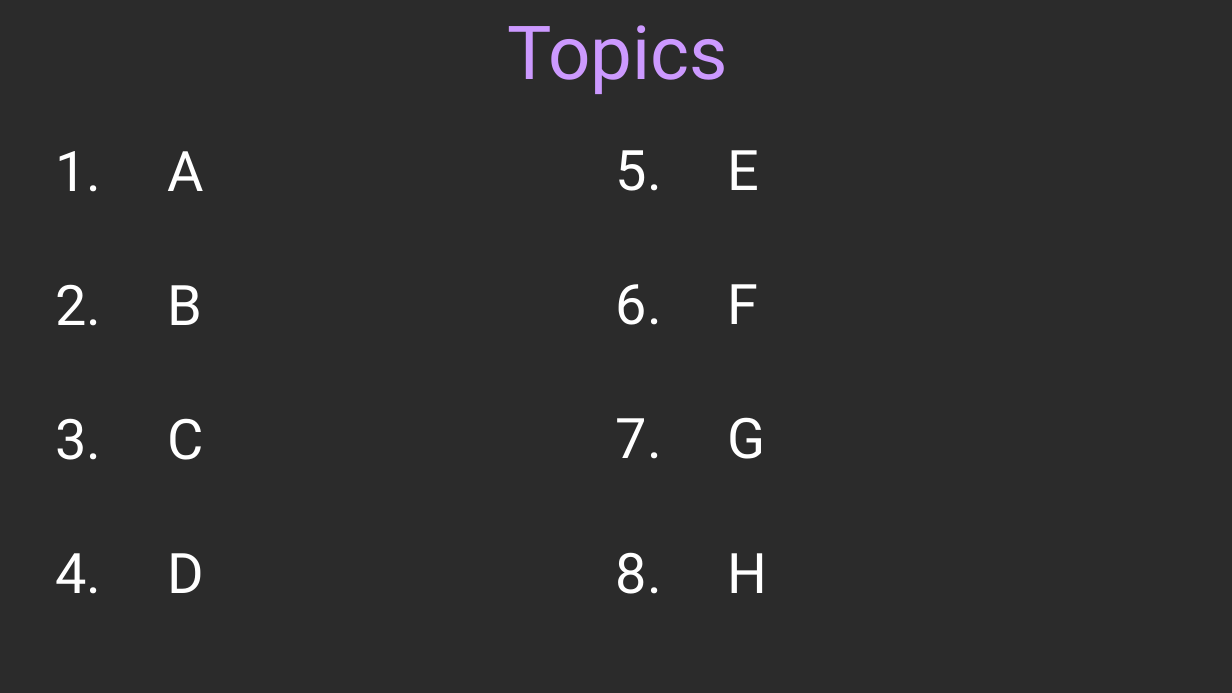
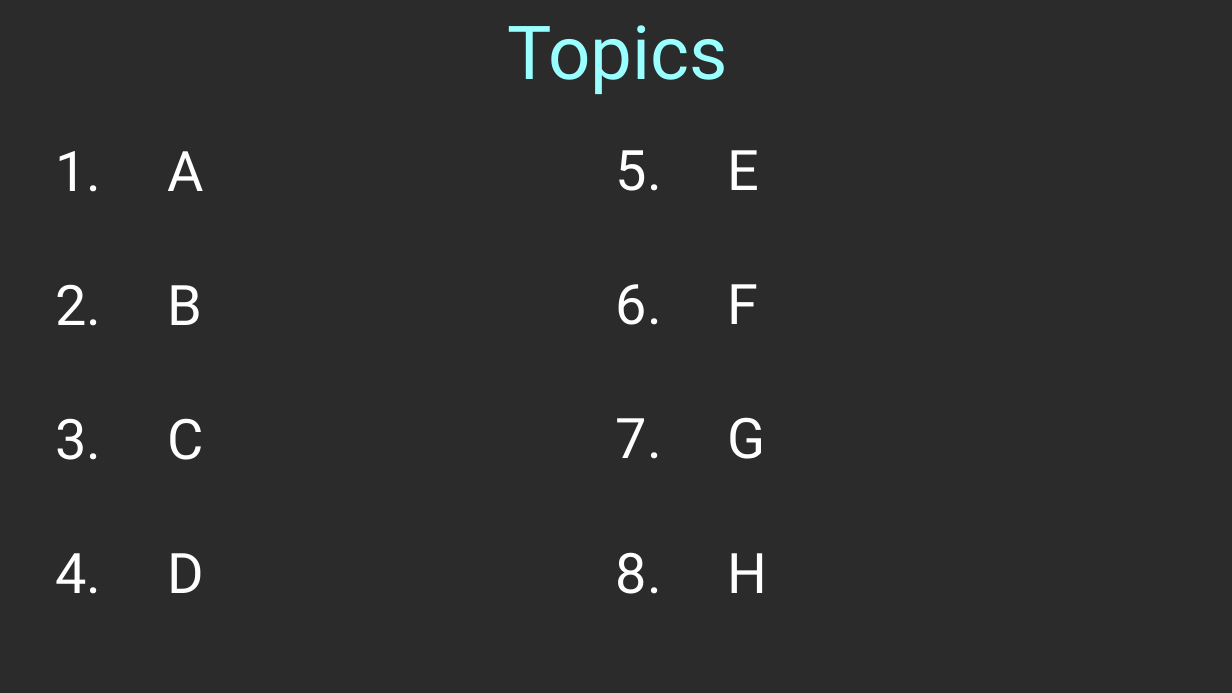
Before and after one commit to nguyenchithien/CS211-Discrete-Structures-II, a slide deck: slide 3 of Lectures/TEMPLATE_16_9.odp. Drawn at 1232x693 pixels with LibreOffice and Linux fonts; fonts in the diff are those of the drawing; background and template pictures are left out; a plain dark background stands for a picture behind light text. Boxes give left, top, right and bottom in pixels: in the first picture for what was removed or moved away, otherwise in the second. Text is boxed around its words. In the diff, an @@ line names an element or a change of style, - is before the commit and + after.

```diff
--- a/Lectures/TEMPLATE_16_9.odp
+++ b/Lectures/TEMPLATE_16_9.odp
@@ title "Topics" at box(508, 25, 729, 94): text colour #CC99FF to #99FFFF @@
```
Also in this commit, not shown: 4 other slides changed, 5 other files.
